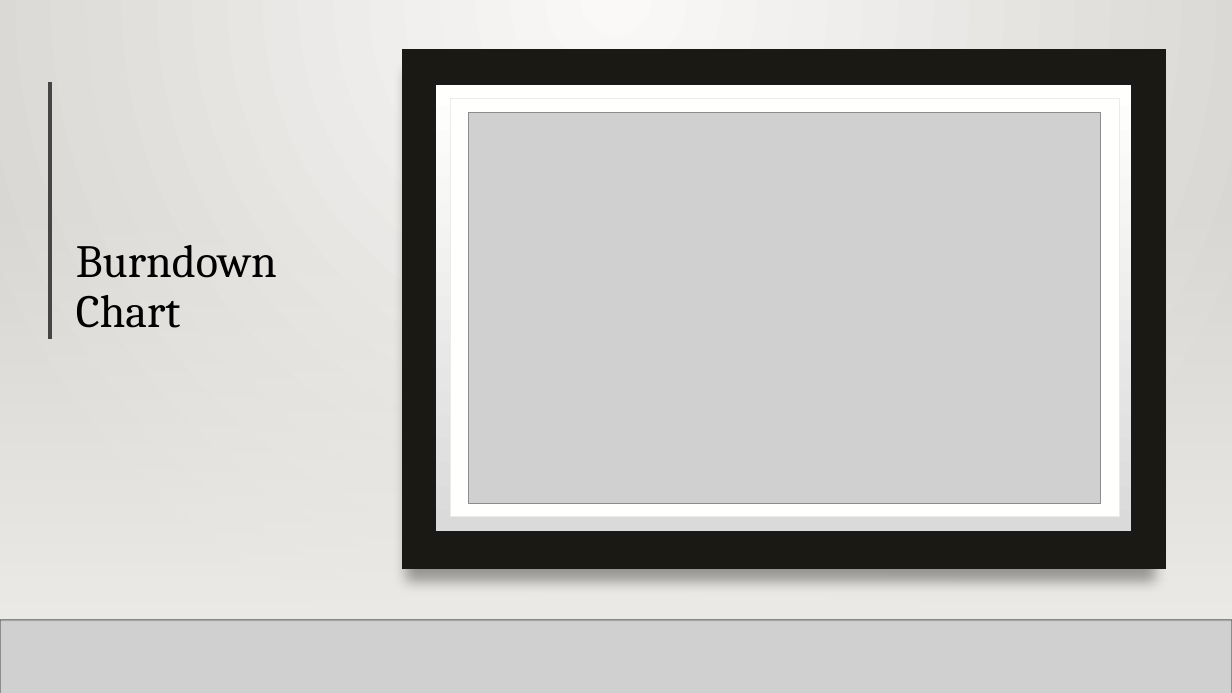
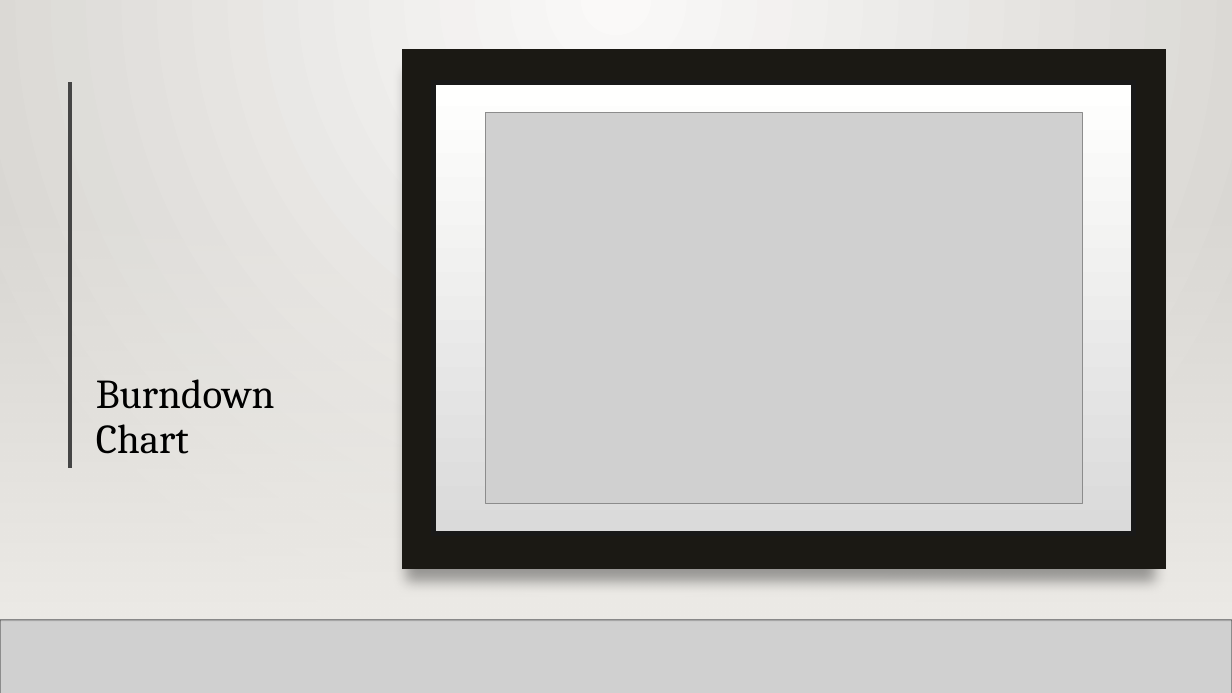
Before and after one commit to StewartSteven/Attend-In, a slide deck: slide 9 of FINAL_ATTEND-IN_Sprint_3 (2).pptx. Drawn at 1232x693 pixels with LibreOffice and Linux fonts; fonts in the diff are those of the drawing; grey boxes stand for pictures; background and template pictures are left out. Boxes give left, top, right and bottom in pixels: in the first picture for what was removed or moved away, otherwise in the second. Text is boxed around its words. In the diff, an @@ line names an element or a change of style, - is before the commit and + after.

```diff
--- a/FINAL_ATTEND-IN_Sprint_3 (2).pptx
+++ b/FINAL_ATTEND-IN_Sprint_3 (2).pptx
@@ line moved from (50, 81) - (50, 339) to (69, 82) - (69, 468) @@
@@ line removed from (236, 80) to (236, 338) @@
@@ rectangle removed at bbox=[450, 99, 1119, 517] @@
@@ picture: place and size @@
-picture at bbox=[469, 113, 1101, 504]
+picture at bbox=[486, 113, 1083, 504]
@@ title "Burndown Chart": place and size @@
-title "Burndown Chart" at bbox=[76, 245, 277, 328]
+title "Burndown Chart" at bbox=[96, 379, 275, 454]
@@ title "Burndown Chart" at bbox=[96, 379, 275, 454]: size 36 to 32 pt @@
```
Also in this commit, not shown: 1 other slide changed.
